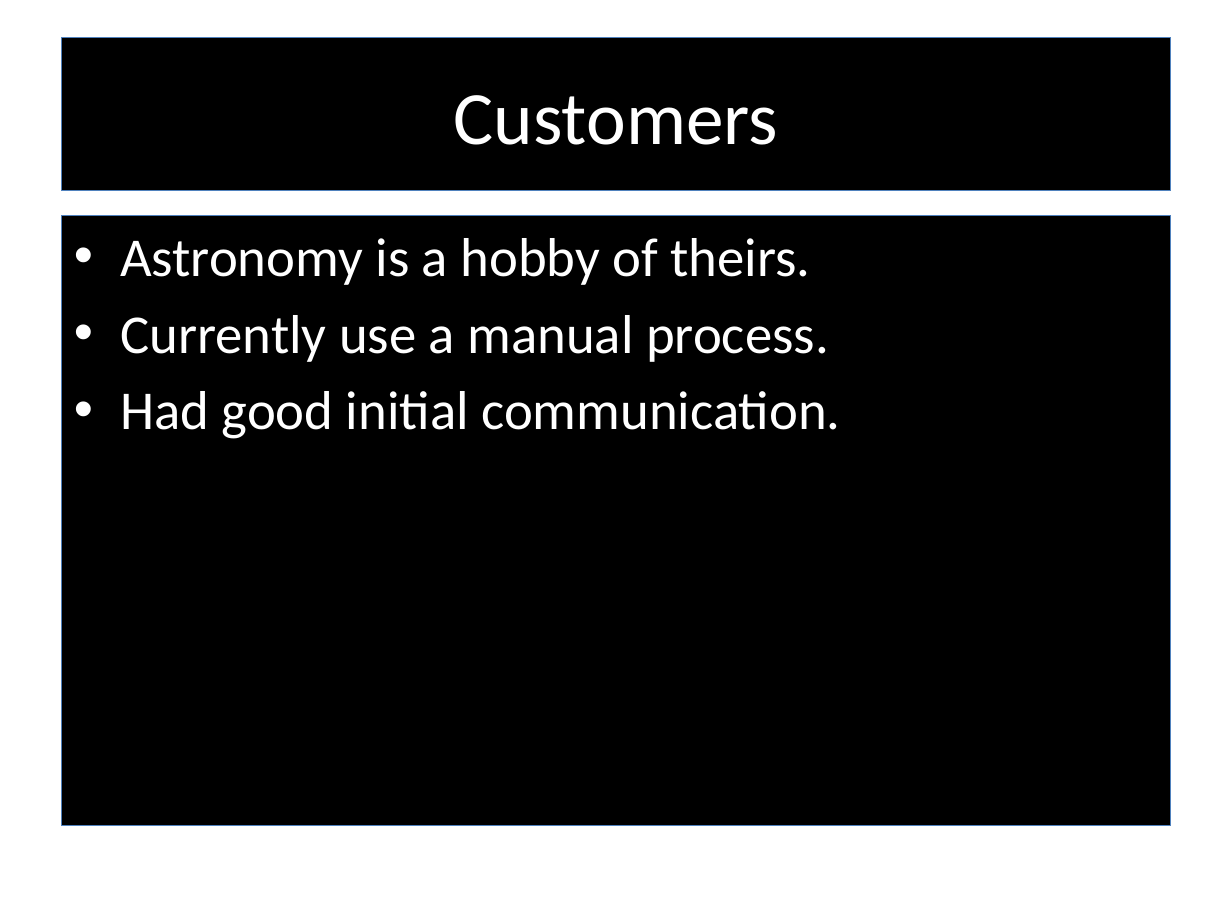
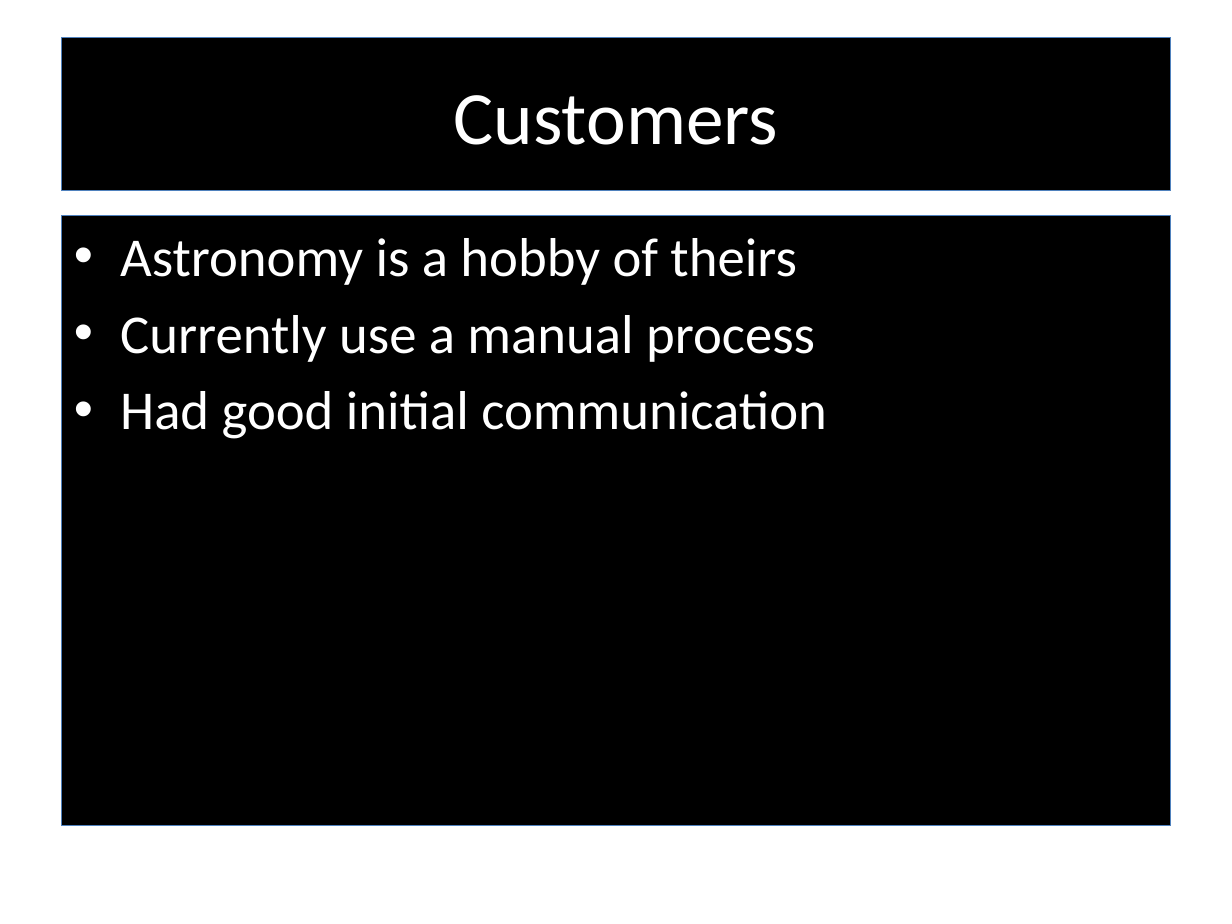
Before and after one commit to RedTeamCOSC470/Documentation, a slide deck: slide 4 of Stargazer_Presentation_Semester2.pptx. Drawn at 1232x924 pixels with LibreOffice and Linux fonts; fonts in the diff are those of the drawing; background and template pictures are left out. Boxes give left, top, right and bottom in pixels: in the first picture for what was removed or moved away, otherwise in the second. Text is boxed around its words. In the diff, an @@ line names an element or a change of style, - is before the commit and + after.

```diff
--- a/Stargazer_Presentation_Semester2.pptx
+++ b/Stargazer_Presentation_Semester2.pptx
@@ text at (x1=120, y1=238, x2=827, y2=439): text changed @@
-• Astronomy is a hobby of theirs.
-• Currently use a manual process.
-• Had good initial communication.
+• Astronomy is a hobby of theirs
+• Currently use a manual process
+• Had good initial communication
```
Also in this commit, not shown: 5 other slides changed, 3 slides removed, 4 other files.
